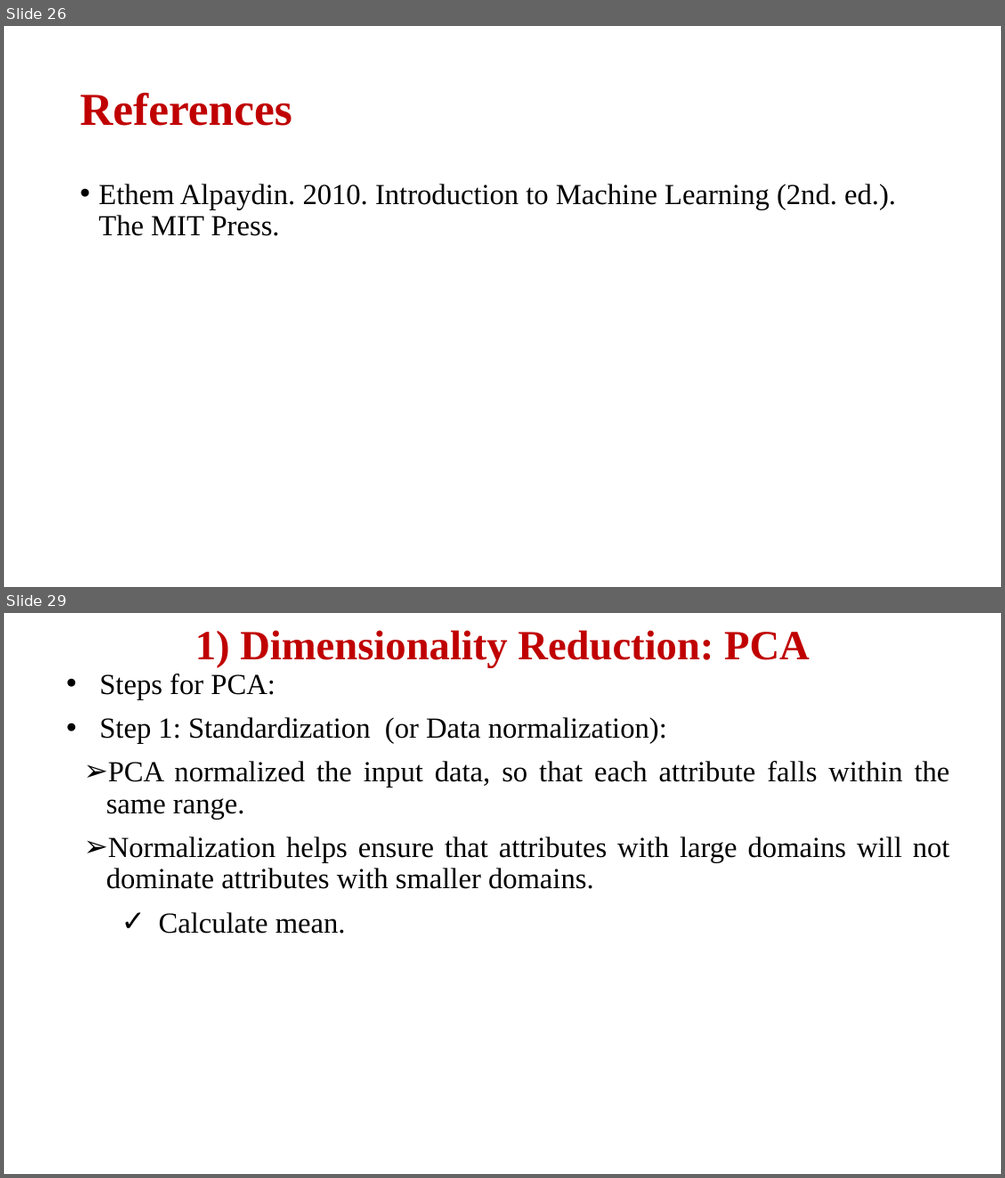
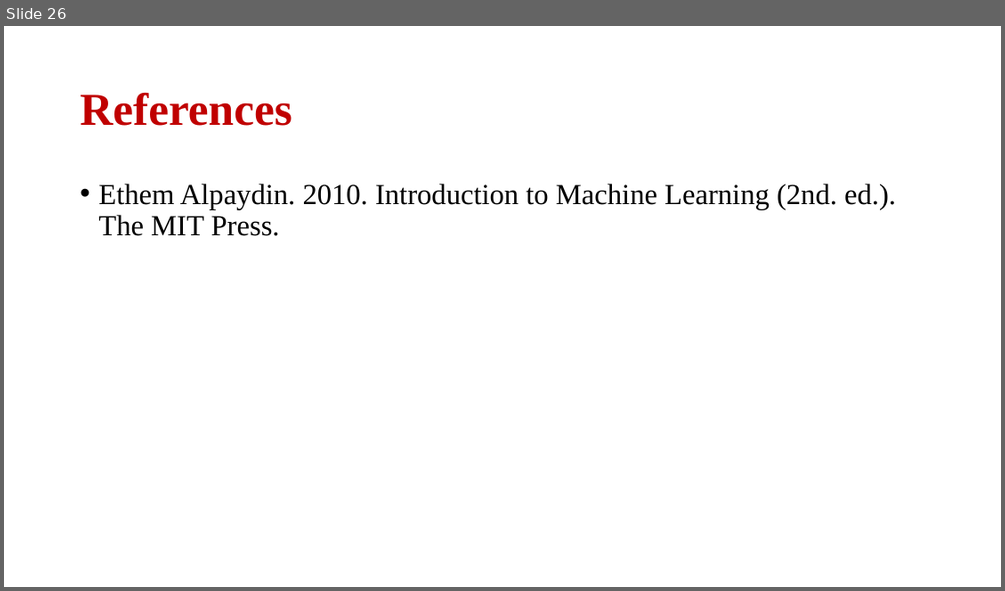
Before and after one commit to skysumitkumar/Du_Mca, a slide deck: 3rd_semester/Data_Science_with_python/PPT/Unit_1/Principal Component Analysis.pptx. Shown one above the other, each under a label of ours: slides 26 and 29 before the commit, slide 26 after it; the slides between them are not shown. The pictures are 1005x1178 and 1005x591 pixels, drawn with LibreOffice and Linux fonts; fonts in the diff are those of the drawing. Boxes give left, top, right and bottom in pixels: in the first picture for what was removed or moved away, otherwise in the second. Text is boxed around its words. In the diff, an @@ line names an element or a change of style, - is before the commit and + after.

```diff
--- a/3rd_semester/Data_Science_with_python/PPT/Unit_1/Principal Component Analysis.pptx
+++ b/3rd_semester/Data_Science_with_python/PPT/Unit_1/Principal Component Analysis.pptx
@@ slide 29 removed at box(4, 613, 1001, 1174), background #FFFFFF @@
@@ title removed at box(195, 630, 809, 668) @@
-1) Dimensionality Reduction: PCA
@@ text removed at box(99, 674, 950, 933) @@
-• Steps for PCA:
-• Step 1: Standardization (or Data normalization):
-  ➢ PCA normalized the input data, so that each attribute falls within the same range.
-  ➢ Normalization helps ensure that attributes with large domains will not dominate attributes with smaller domains.
-    ✓ Calculate mean.
```
Also in this commit, not shown: 1 slide changed, 8 other slides removed.
